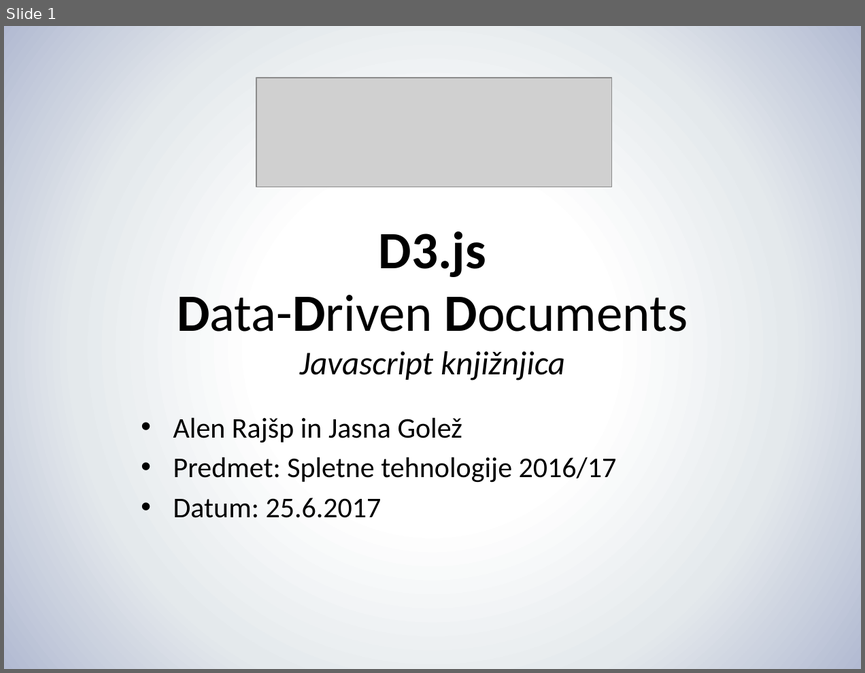
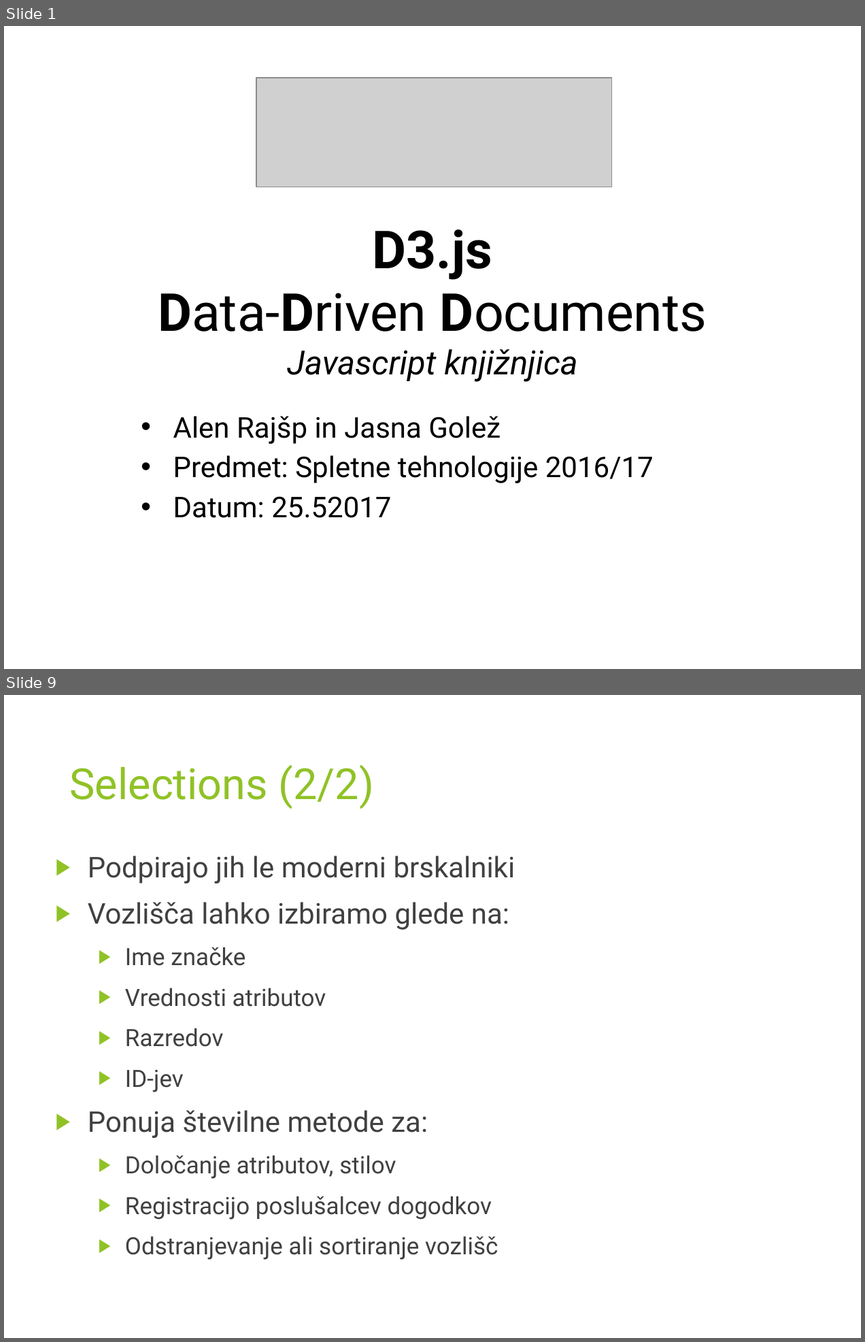
Before and after one commit to jasna19/GremoVun, a slide deck: D3/D3 Presentation/D3_Rajšp_Golež.pptx. Shown one above the other, each under a label of ours: slide 1 before the commit, slides 1 and 9 after it; the slides between them are not shown. The pictures are 865x673 and 865x1342 pixels, drawn with LibreOffice and Linux fonts; fonts in the diff are those of the drawing; grey boxes stand for pictures. Boxes give left, top, right and bottom in pixels: in the first picture for what was removed or moved away, otherwise in the second. Text is boxed around its words. In the diff, an @@ line names an element or a change of style, - is before the commit and + after.

```diff
--- a/D3/D3 Presentation/D3_Rajšp_Golež.pptx
+++ b/D3/D3 Presentation/D3_Rajšp_Golež.pptx
@@ slide 9 added at <box>4,695,861,1338</box>, background #FFFFFF @@
@@ title added at <box>70,764,374,809</box>, 36 pt, text #90C226 @@
+Selections (2/2)
@@ text added at <box>88,855,515,1259</box>, 20 pt, text #404040 @@
+▶ Podpirajo jih le moderni brskalniki
+▶ Vozlišča lahko izbiramo glede na:
+  ▶ Ime značke
+  ▶ Vrednosti atributov
+  ▶ Razredov
+  ▶ ID-jev
+▶ Ponuja številne metode za:
+  ▶ Določanje atributov, stilov
+  ▶ Registracijo poslušalcev dogodkov
+  ▶ Odstranjevanje ali sortiranje vozlišč
@@ slide 1 changed as well @@
@@ background gradient #FFFFFF to #E4E9EC to #B2BAD2 to #FFFFFF @@
@@ text "D3.js" at <box>158,229,706,382</box>: font Calibri to Roboto @@
@@ text at <box>173,416,653,483</box>: font Calibri to Roboto in "Alen Rajšp in Jasna Golež", "Predmet: Spletne tehnologije 2016/17" @@
@@ text at <box>173,496,391,518</box>: text changed; font Calibri to Roboto @@
-• Datum: 25.6.2017
+• Datum: 25.52017
```
Also in this commit, not shown: 6 other slides changed, 8 other slides added, 5 slides removed.
